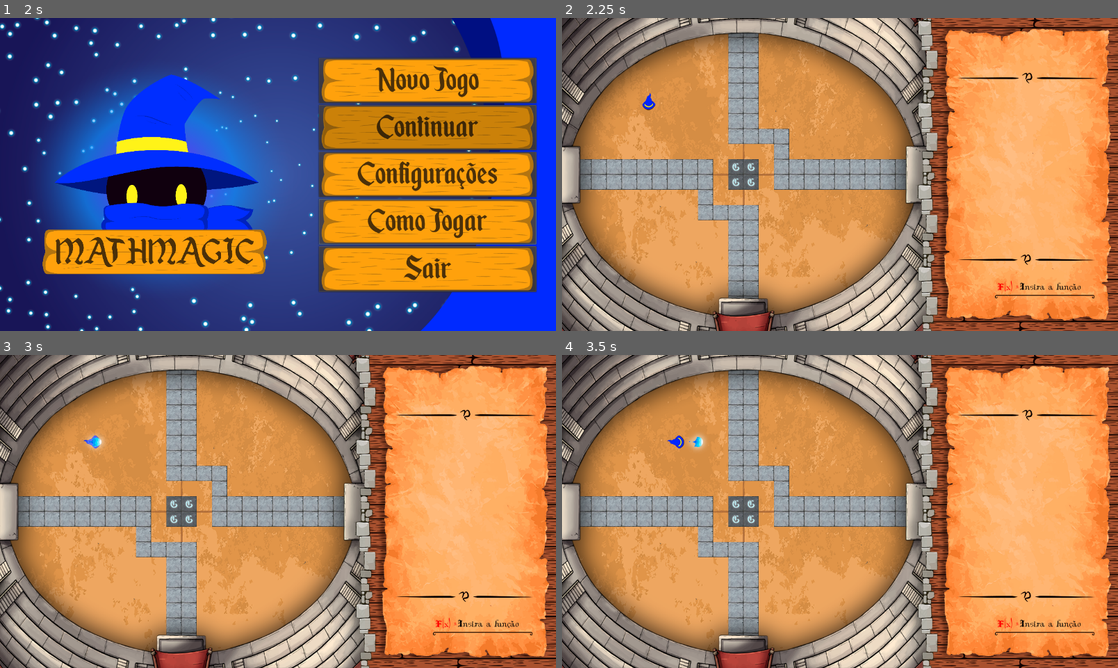
Above: before the commit, frames 1-4 (two rows, left to right).
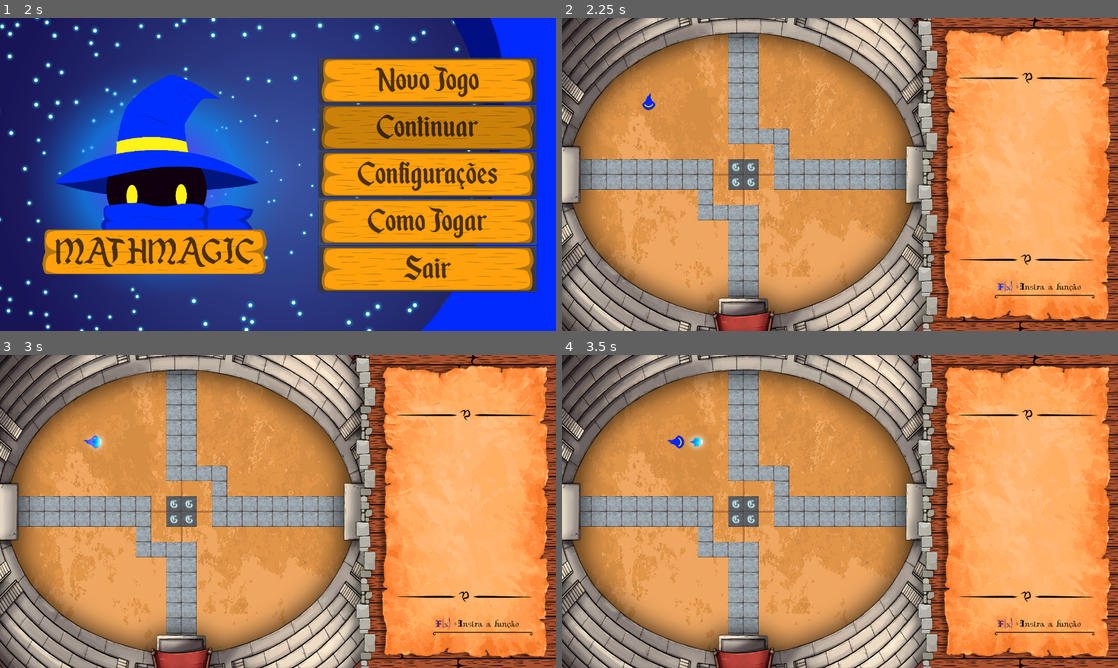
Above: after the commit, the same moments.

Repository: laraesquivel/math_magic
Game: Godot game, scene res://Menu.tscn
The game is run twice, just before and just after one commit, with the same random seed, the same clock (stepped at 60 frames per second) and the same inputs.
Inputs (mouse positions are in pixels of both pictures, inside the frame that each line leads up to):
- Up to frame 1 (2 s): click (428, 221) at 0.5 s; click (428, 221) at 1.25 s
- Up to frame 2 (2.25 s): click (990, 80) at 2 s
- Up to frame 3 (3 s): tap Enter at 2.75 s; hold D (ui_right) from 2.78 s (still down); tap Space (shot) at 2.85 s
- Up to frame 4 (3.5 s): keep holding D (ui_right)

Frame 1 is identical in both runs. In frame 2, less than 0.1% of the frame differs, in the area x 78-83%, y 83-88%; in frame 3, less than 0.1%; in frame 4, less than 0.1%, in the area x 22-83%, y 26-88%.

Commit message:
add: mudança de turno e f(x) mudando de cor

Diff:
--- a/Cenas/Fase1.tscn
+++ b/Cenas/Fase1.tscn
@@ -13,6 +13,7 @@
 [ext_resource path="res://assets/NewcombatMap/Stone2.png" type="Texture" id=11]
 [ext_resource path="res://Cenas/Walls.gd" type="Script" id=12]
 [ext_resource path="res://scripts/Fase1/LineEdit.gd" type="Script" id=13]
+[ext_resource path="res://Cenas/functionSimbol.gd" type="Script" id=14]
 
 [sub_resource type="ConcavePolygonShape2D" id=8]
 segments = PoolVector2Array( 0, 0, 35, 0, 35, 0, 35, 35, 35, 35, 0, 35, 0, 35, 0, 0 )
@@ -201,8 +202,8 @@
 margin_right = 1070.0
 margin_bottom = 638.0
 theme = ExtResource( 5 )
-custom_colors/font_color = Color( 1, 0, 0, 1 )
 text = "F(x) = "
+script = ExtResource( 14 )
 
 [node name="HTTPRequest" type="HTTPRequest" parent="Fase1"]
 body_size_limit = 200
--- a/Cenas/Objetos/SpellShot.tscn
+++ b/Cenas/Objetos/SpellShot.tscn
@@ -46,7 +46,6 @@
 
 [node name="AnimatedSprite" type="AnimatedSprite" parent="."]
 frames = SubResource( 6 )
-frame = 2
 playing = true
 offset = Vector2( 5, 0 )
 
--- /dev/null
+++ b/Cenas/functionSimbol.gd
@@ -0,0 +1,25 @@
+extends Label
+
+
+
+func _ready():
+	modulate = Color(0, 0, 0)
+	var color
+	color = Global.connect("turnOver", self, "changColor")
+	pass
+
+func changColor():
+	print("Mudando de cor")
+	var newPlayerTurn = get_parent().player_turn
+	if (newPlayerTurn == get_parent().PLAYER_STATE.BLUE):
+		modulate = Color("002FFF")
+	elif (newPlayerTurn == get_parent().PLAYER_STATE.GREEN):
+		modulate = Color("26802E")
+	elif (newPlayerTurn == get_parent().PLAYER_STATE.PURPLE):
+		modulate = Color("452073")
+	elif (newPlayerTurn == get_parent().PLAYER_STATE.RED):
+		modulate = Color("26802E")
+	else:
+		modulate = Color("000000")
+
+	pass
--- a/Global.gd
+++ b/Global.gd
@@ -5,10 +5,15 @@
 var players = [true,true,true,true]
 
 var magicShot = Vector2.ZERO
+
 signal wallHitted
+signal turnOver
 
 func emit_hit():
 	emit_signal("wallHitted")
 
+func emit_turnOver():
+	emit_signal("turnOver")
+
 func _ready():
 	pass
--- a/scripts/Fase1/AzulK.gd
+++ b/scripts/Fase1/AzulK.gd
@@ -41,6 +41,7 @@
 
 	#Verifica se foi solicitado o tiro
 	if Input.is_action_just_pressed("shot"):
+		get_parent().set_player_turn()
 		var shotInstance = SHOT.instance()
 		get_parent().add_child(shotInstance)
 		shotInstance.z_index = -1
--- a/scripts/Fase1/Fase1.gd
+++ b/scripts/Fase1/Fase1.gd
@@ -9,6 +9,7 @@
 	RED
 }
 
+var turnSequence = Array()
 var player_turn = PLAYER_STATE.WAIT
 
 #LineEdit para conexão de rede
@@ -52,24 +53,36 @@
 #	pass
 
 func set_player_turn():
+#	if player_turn == PLAYER_STATE.WAIT:
+#		print("Trocando estado Wait-> Azul")
+#		player_turn = PLAYER_STATE.BLUE
+#
+#	elif player_turn == PLAYER_STATE.BLUE:
+#		print("Trocando estado Azul - > Vermelho")
+#		player_turn = PLAYER_STATE.RED
+#
+#	elif player_turn == PLAYER_STATE.RED:
+#		print("Trocando estado Vermelho ->Verde")
+#		player_turn = PLAYER_STATE.GREEN
+#
+#	elif player_turn == PLAYER_STATE.GREEN:
+#		print("Trocando estado Verde -> Roxo")
+#		player_turn = PLAYER_STATE.PURPLE
+#	else:
+#		print("Trocando estado Roxo ->Azul")
+#		player_turn = PLAYER_STATE.BLUE
+	print("Mudando vez")
 	if player_turn == PLAYER_STATE.WAIT:
-		print("Trocando estado Wait-> Azul")
-		player_turn = PLAYER_STATE.BLUE
+		player_turn = turnSequence[0]
 
-	elif player_turn == PLAYER_STATE.BLUE:
-		print("Trocando estado Azul - > Vermelho")
-		player_turn = PLAYER_STATE.RED
+	var current_player = turnSequence.find(player_turn)
 
-	elif player_turn == PLAYER_STATE.RED:
-		print("Trocando estado Vermelho ->Verde")
-		player_turn = PLAYER_STATE.GREEN
-
-	elif player_turn == PLAYER_STATE.GREEN:
-		print("Trocando estado Verde -> Roxo")
-		player_turn = PLAYER_STATE.PURPLE
+	if (current_player < turnSequence.size()-1):
+		player_turn = turnSequence[current_player+1]
 	else:
-		print("Trocando estado Roxo ->Azul")
-		player_turn = PLAYER_STATE.BLUE
+		player_turn = turnSequence[0]
+	print("vez do: ", player_turn)
+	Global.emit_turnOver()
 
 func get_player_turn():
 	return player_turn
@@ -95,6 +108,8 @@
 	var texto = (get_node("LineEdit")).get_text()
 	var query_string = generete_query_string(texto)
 
+#  Verifica quantos e quais magos iram jogar e att o turnSequence com uma ordem
+# aleatoria de magos para essa partida
 func generate_sequence_turn():
 	randomize()
 	var listPlayers = Array()
@@ -108,8 +123,7 @@
 		listPlayers.append(PLAYER_STATE.PURPLE)
 	if (Global.players[3]):
 		listPlayers.append(PLAYER_STATE.RED)
-	print(listPlayers)
+
 	for i in range(listPlayers.size()):
 		turn.append(listPlayers.pop_at(randi() % listPlayers.size()))
-	print(turn)
-	pass
+	turnSequence = turn
--- a/scripts/GlobalObjects/SpellShot.gd
+++ b/scripts/GlobalObjects/SpellShot.gd
@@ -21,7 +21,6 @@
 #	translate(velocity)
 
 func _on_SpellShot_body_entered(body : Node):
-	print(body)
 	if(body.is_in_group("walls")):
 		Global.magicShot = global_position
 		Global.emit_hit()
Not shown: 1 places in Cenas/Fase1.tscn that only renumber resources
